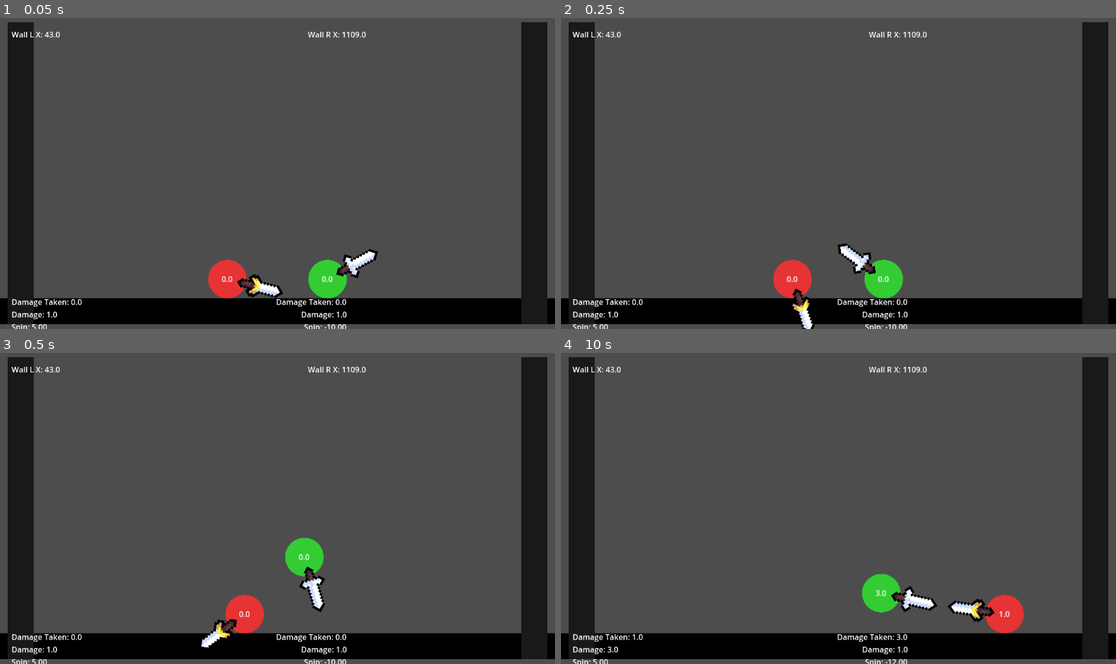
Above: before the commit, frames 1-4 (two rows, left to right).
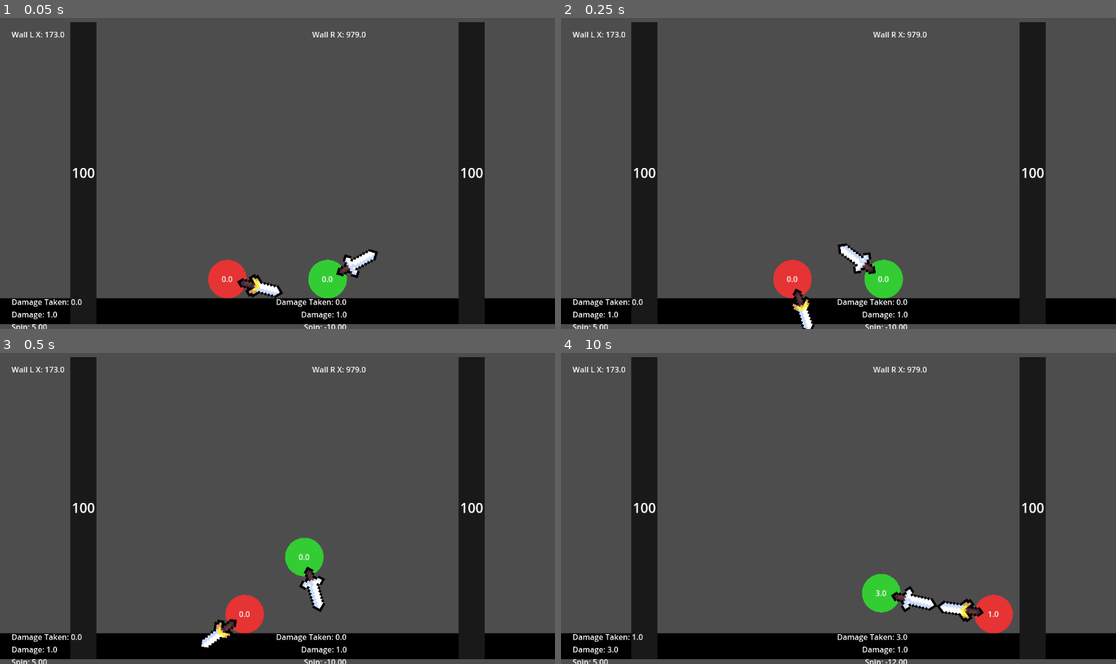
Above: after the commit, the same moments.

Repository: HarryLin349/Super-Smash-Balls
Game: Godot game, scene res://Main.tscn
Two runs of this game, one before a commit and one after it. Both use one fixed random seed, a clock stepped at 60 frames per second and the inputs below.
Inputs:
- Up to frame 1 (0.05 s): no input
- Up to frame 2 (0.25 s): no input
- Up to frame 3 (0.5 s): no input
- Up to frame 4 (10 s): no input

The runs differ from the first frame. In frame 1, 18% of the frame differs, in the area x 1-99%, y 1-99%; in frame 2, 18%; in frame 3, 18%; in frame 4, 19%.

Commit message:
fix wall HP

Diff:
--- a/Main.gd
+++ b/Main.gd
@@ -13,7 +13,7 @@
 @onready var wall_left_x_label: Label = $UI/WallLeftX
 @onready var wall_right_x_label: Label = $UI/WallRightX
 
-var walldist := 70
+var walldist := 200
 
 var _stats_timer := 0.0
 
@@ -87,10 +87,6 @@
 			visual.color = Color(0, 0, 0, 1)
 		visual.size = size
 		visual.position = -size * 0.5
-	if wall is Wall and wall.has_node("HpLabel"):
-		var hp_label: Label = wall.get_node("HpLabel")
-		hp_label.position = -size * 0.5
-		hp_label.size = size
 	if wall.has_node("Sensor/CollisionShape2D"):
 		var sensor_shape: CollisionShape2D = wall.get_node("Sensor/CollisionShape2D")
 		var sensor_rect := sensor_shape.shape
--- a/Main.tscn
+++ b/Main.tscn
@@ -44,6 +44,12 @@
 [node name="Visual" type="ColorRect" parent="Walls/WallLeft"]
 color = Color(0, 0, 0, 0)
 
+[node name="HpLabel" type="Label" parent="Walls/WallLeft/Visual"]
+layout_mode = 0
+text = "100"
+horizontal_alignment = 1
+vertical_alignment = 1
+
 [node name="Sensor" type="Area2D" parent="Walls/WallLeft"]
 collision_layer = 0
 collision_mask = 4
@@ -59,6 +65,12 @@
 
 [node name="Visual" type="ColorRect" parent="Walls/WallRight"]
 color = Color(0, 0, 0, 0)
+
+[node name="HpLabel" type="Label" parent="Walls/WallRight/Visual"]
+layout_mode = 0
+text = "100"
+horizontal_alignment = 1
+vertical_alignment = 1
 
 [node name="Sensor" type="Area2D" parent="Walls/WallRight"]
 collision_layer = 0
--- a/Wall.gd
+++ b/Wall.gd
@@ -9,7 +9,7 @@
 
 @onready var visual: ColorRect = $Visual
 @onready var sensor: Area2D = $Sensor
-@onready var hp_label: Label = $HpLabel
+@onready var hp_label: Label = $Visual/HpLabel
 
 var hp := 0
 
@@ -40,7 +40,7 @@
 	var ball: Ball = body
 	var speed := ball.linear_velocity.length()
 	if ball.is_in_hitstun():
-		var damage := int(round(abs(speed / 300.0)))
+		var damage := int(ceil(abs(speed / 60.0)))
 		if damage > 0:
 			hp -= damage
 			if hp <= 0:
